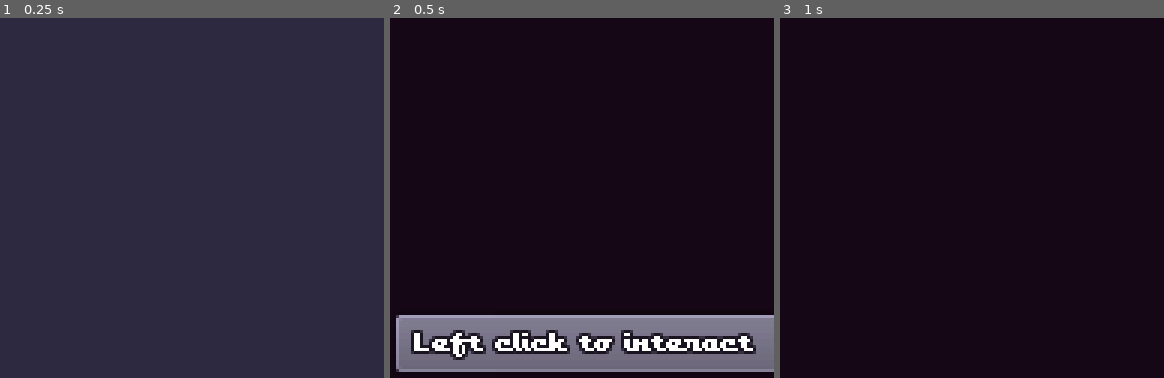
Above: before the commit, frames 1-3 (left to right).
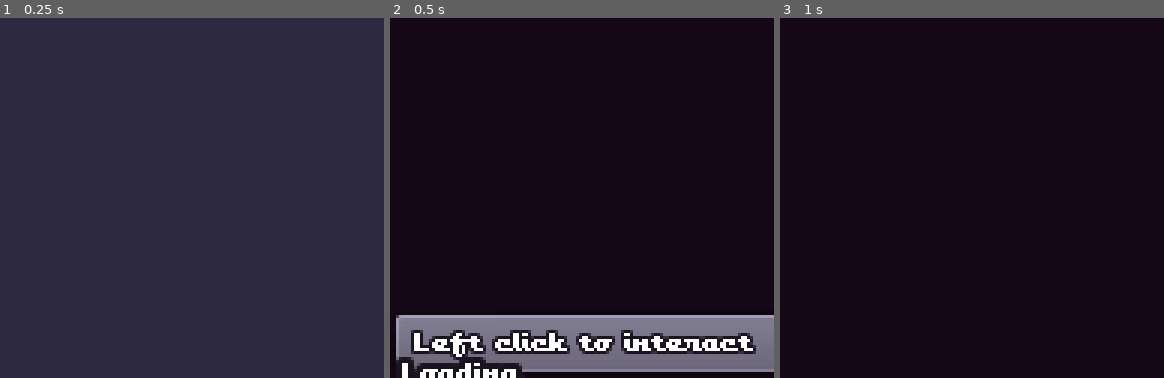
Above: after the commit, the same moments.

Repository: xphere/a-little-bird-told-me
Game: Godot game, scene res://src/scenes/game/game.tscn
The game is run twice, just before and just after one commit, with the same random seed, the same clock (stepped at 60 frames per second) and the same inputs. This scene is started directly instead of the project's main scene.
Inputs (mouse positions are % of the whole screen's width and height, from its top left):
- Up to frame 1 (0.25 s): no input
- Up to frame 2 (0.5 s): no input
- Up to frame 3 (1 s): tap Enter (ui_accept) at 0.5, 0.77 s; move the mouse to (72, 45) at 0.52 s; click (72, 45) at 0.67 s
The pictures show only the part of the screen within x 0-50%, y 50-100%; the shares and areas given below are measured in that part.

Frame 1 is identical in both runs. In frame 2, 1.3% of the frame differs, in the area x 1-35%, y 94-100%; in frame 3, nothing differs.

Commit message:
+topic: messages

Diff:
--- a/src/scenes/game/game.tscn
+++ b/src/scenes/game/game.tscn
@@ -9,8 +9,12 @@
 [ext_resource path="res://src/scenes/game/cursor.gd" type="Script" id=7]
 [ext_resource path="res://src/scenes/game/game.gd" type="Script" id=8]
 [ext_resource path="res://modules/action/match.gd" type="Script" id=9]
+[ext_resource path="res://modules/action/serial.gd" type="Script" id=11]
 [ext_resource path="res://src/scenes/game/topics.gd" type="Script" id=17]
 [ext_resource path="res://modules/context/context.gd" type="Script" id=18]
+[ext_resource path="res://src/actions/dialog.gd" type="Script" id=19]
+[ext_resource path="res://modules/action/action.gd" type="Script" id=20]
+[ext_resource path="res://modules/action/sequential.gd" type="Script" id=22]
 
 [node name="Game" type="Control"]
 anchor_right = 1.0
@@ -46,6 +50,39 @@
 [node name="Topics" type="Node" parent="."]
 script = ExtResource( 17 )
 
+[node name="messages" type="Node" parent="Topics"]
+script = ExtResource( 22 )
+loop = false
+
+[node name="0" type="Node" parent="Topics/messages"]
+script = ExtResource( 11 )
+
+[node name="dialog#1" type="Node" parent="Topics/messages/0"]
+script = ExtResource( 19 )
+speaker = "maester"
+dialog = "What's this in your leg?"
+
+[node name="dialog#2" type="Node" parent="Topics/messages/0"]
+script = ExtResource( 19 )
+speaker = "maester"
+dialog = "A letter?"
+
+[node name="dialog#3" type="Node" parent="Topics/messages/0"]
+script = ExtResource( 19 )
+speaker = "maester"
+dialog = "I'll leave it at the desk"
+
+[node name="1" type="Node" parent="Topics/messages"]
+script = ExtResource( 11 )
+
+[node name="dialog#1" type="Node" parent="Topics/messages/1"]
+script = ExtResource( 19 )
+speaker = "maester"
+dialog = "Another message? Let's see..."
+
+[node name="2" type="Node" parent="Topics/messages"]
+script = ExtResource( 20 )
+
 [connection signal="bird_arrived" from="Tower" to="." method="_on_Tower_bird_arrived"]
 [connection signal="bird_picked" from="Tower" to="." method="_on_Tower_bird_picked"]
 [connection signal="entered" from="Cursor" to="." method="_on_Cursor_entered"]
Not shown: 1 places in src/scenes/game/game.tscn that only renumber resources
